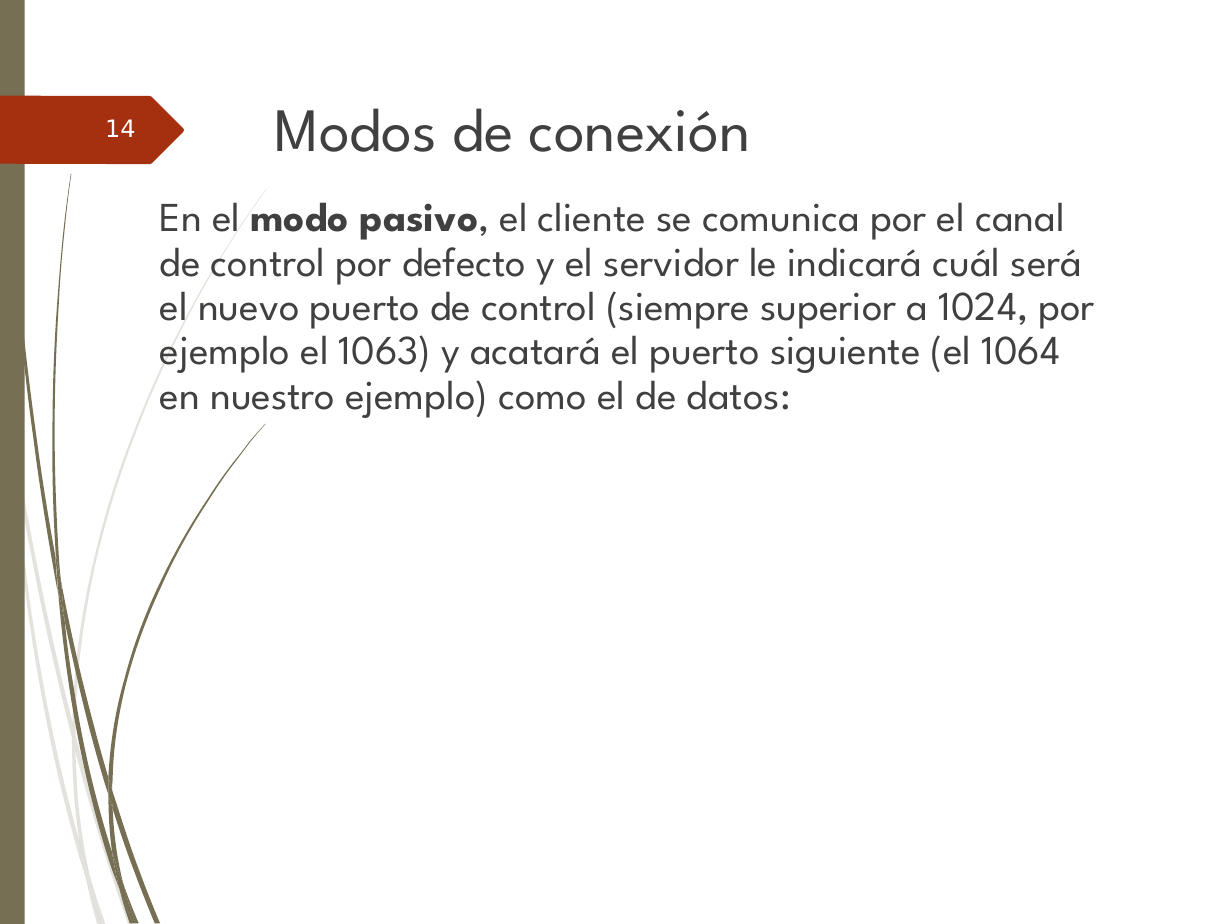
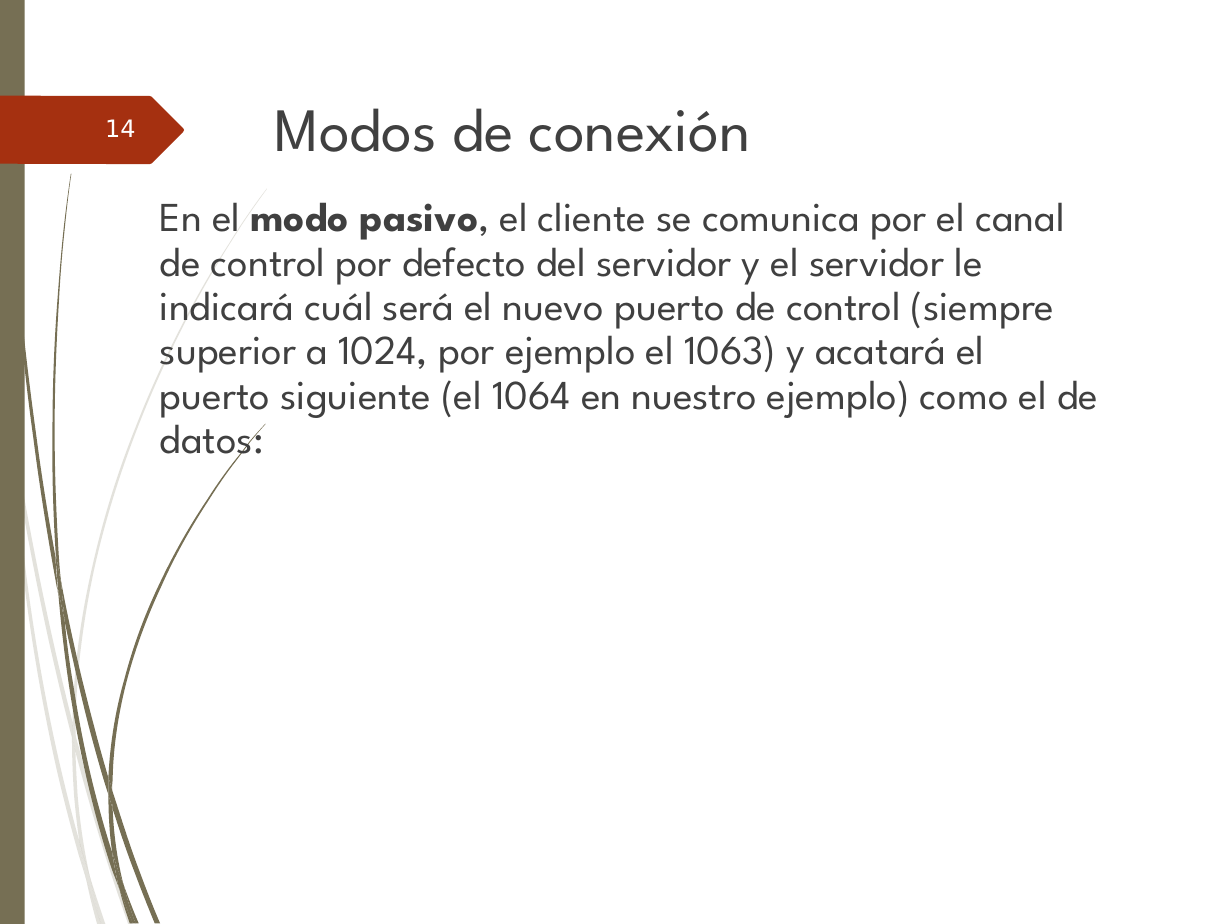
Before and after one commit to ammDAW/daw, a slide deck: slide 14 of 2_DAW/DAW - Beatriz/Unidad3/UT3. Instalacion & admistracion Servidores FTP.ppt. Drawn at 1232x924 pixels with LibreOffice and Linux fonts; fonts in the diff are those of the drawing; background and template pictures are left out. Boxes give left, top, right and bottom in pixels: in the first picture for what was removed or moved away, otherwise in the second. Text is boxed around its words. In the diff, an @@ line names an element or a change of style, - is before the commit and + after.

```diff
--- a/2_DAW/DAW - Beatriz/Unidad3/UT3. Instalacion & admistracion Servidores FTP.ppt
+++ b/2_DAW/DAW - Beatriz/Unidad3/UT3. Instalacion & admistracion Servidores FTP.ppt
@@ text at [160, 202, 1098, 465]: text changed @@
-En el modo pasivo, el cliente se comunica por el canal de control por defecto y el servidor le indicará cuál será el nuevo puerto de control (siempre superior a 1024, por ejemplo el 1063) y acatará el puerto siguiente (el 1064 en nuestro ejemplo) como el de datos:
+En el modo pasivo, el cliente se comunica por el canal de control por defecto del servidor y el servidor le indicará cuál será el nuevo puerto de control (siempre superior a 1024, por ejemplo el 1063) y acatará el puerto siguiente (el 1064 en nuestro ejemplo) como el de datos:
```
Also in this commit, not shown: 7 other slides changed, 29 slides added, 10 other files.
